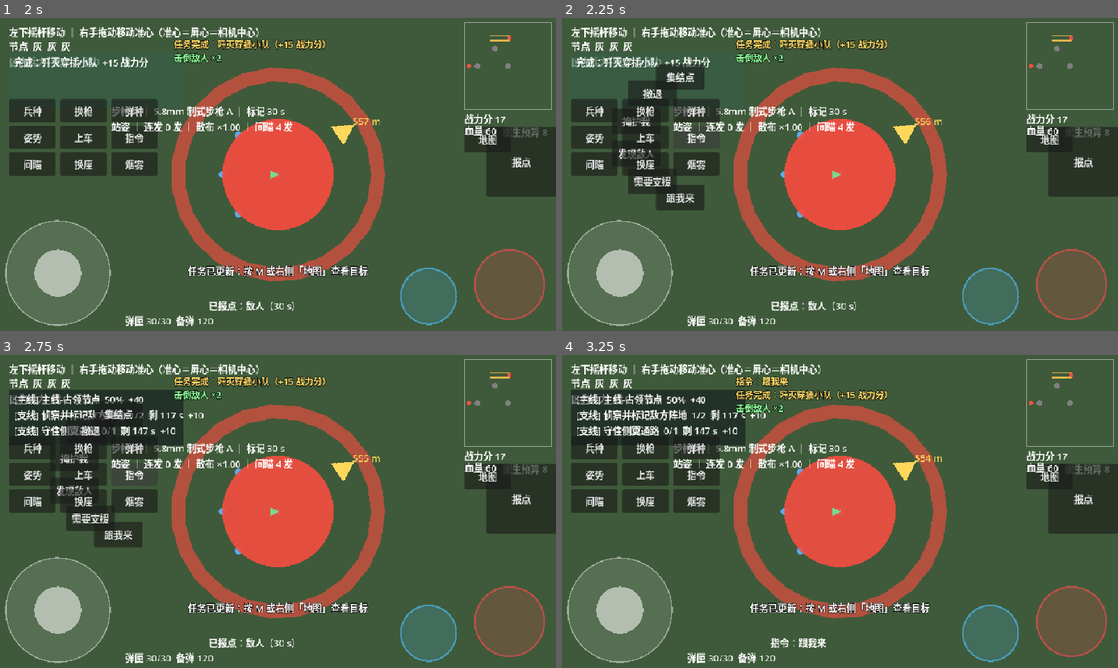
Above: before the commit, frames 1-4 (two rows, left to right).
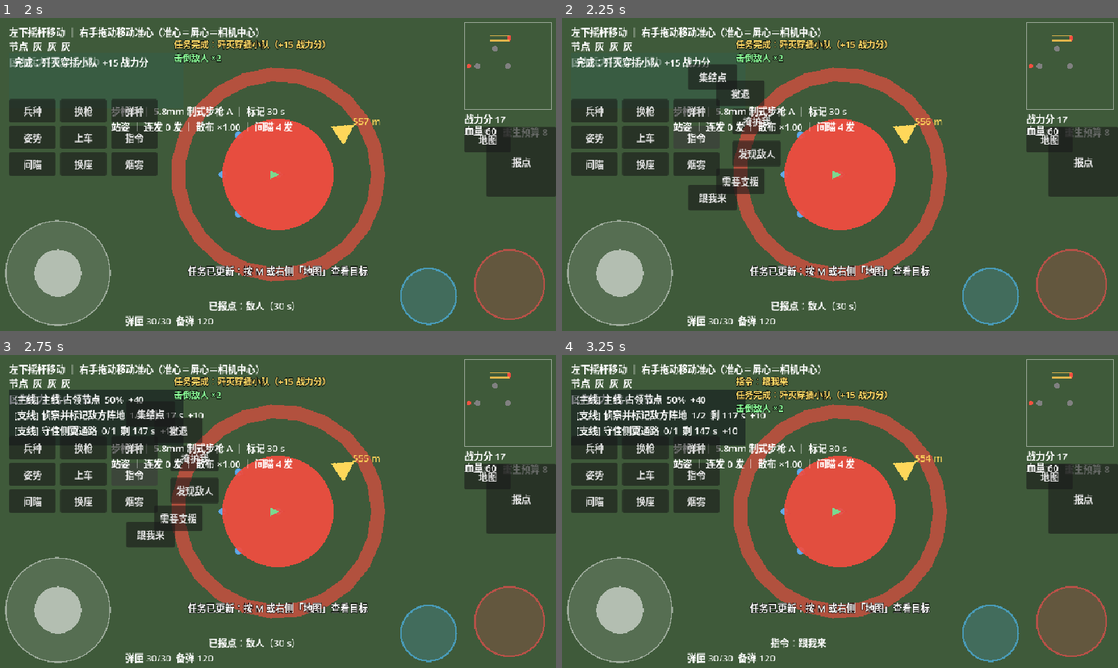
Above: after the commit, the same moments.

Repository: copperbookworm/jieyu-tactics
Game: Godot game, scene res://scenes/gameplay/Main.tscn
Same seed, same stepped clock (60 frames per second), same inputs: the game is played once before the commit and once after it.
Inputs:
- Up to frame 1 (2 s): click "报点" at 0.5 s; click "敌人" at 1.25 s
- Up to frame 2 (2.25 s): click "指令" at 2 s
- Up to frame 3 (2.75 s): no input
- Up to frame 4 (3.25 s): click "跟我来" at 2.75 s

Frame 1 is identical in both runs. In frame 2, 5.5% of the frame differs, in the area x 9-40%, y 14-62%; in frame 3, 4.5%; in frame 4, nothing differs.

Commit message:
第四十一版补丁9：指令轮盘改成向右展开
使用者真机反馈：指令按钮的子按钮应该向右展开，向左会挡住其他按钮。

- CommandWheel：指令键在左侧第三列（x=192），环形菜单原来走左半圈 ⇒ 正好压住中间那列
  （换枪 / 上车 / 换座）。改成把 MarkWheel.item_offset() 的 x 取绝对值（镜像成右半圈），
  同一高度右侧是空的；clamp 兜底保留，不会出屏。
- command_test 的回归断言同步翻新：「菜单向右展开、不压住中间那列按钮」（保留「6 项都在屏内」）。

验收：单元 31 脚本 926 项全绿；集成冒烟 229 项全绿。

Diff:
--- a/test/command_test.gd
+++ b/test/command_test.gd
@@ -99,18 +99,21 @@
 	_check_true("全局冷却：公共冷却过后 B 可以发", book.send("support"))
 
 
-## 回归：指令键在左侧第三列，环形菜单若整圈展开会把项推到屏幕外 —— 只走左半圈并 clamp
+## 回归：指令键在左侧第三列（x=192），菜单必须**向右**半圈展开 —— 向左会盖住中间那列按钮
+## （使用者 2026-10-02 真机反馈），整圈展开又会被挤出屏幕，所以走右半圈 + clamp。
 func _test_wheel_items_stay_on_screen() -> void:
 	var button_pos := Vector2(GameConfig.COMMAND_BUTTON_X, GameConfig.COMMAND_BUTTON_Y)
 	var size := Vector2(GameConfig.COMMAND_BUTTON_WIDTH, GameConfig.COMMAND_BUTTON_HEIGHT)
 	var center := button_pos + size * 0.5
 	var count := CommandBookScript.count()
 	var all_inside := true
-	var all_on_left := true
+	var all_to_right := true
+	var clear_of_middle_column := true
 	for i in count:
 		var offset := MarkWheel.item_offset(i, count)
-		if offset.x > 0.0:
-			all_on_left = false
+		offset.x = absf(offset.x)          # 与 CommandWheel 的镜像保持一致
+		if offset.x < 0.0:
+			all_to_right = false
 		var item_center := center + offset
 		var rect := Rect2(item_center - Vector2(GameConfig.MARK_ITEM_WIDTH,
 				GameConfig.MARK_ITEM_HEIGHT) * 0.5,
@@ -120,4 +123,12 @@
 				or rect.end.y > GameConfig.VIEWPORT_HEIGHT:
 			all_inside = false
 	_check_true("轮盘：6 个菜单项全部落在屏幕内", all_inside)
-	_check_true("轮盘：菜单只向左半圈展开（不越左边缘）", all_on_left)
+	# 菜单左缘不得压到中间那列按钮（指令键在 x=192，往左就是中间列）
+	for i in count:
+		var off := MarkWheel.item_offset(i, count)
+		off.x = absf(off.x)
+		var item_center := center + off
+		# 中间那列的右缘 = 104 + 80 = 184 = 指令键 x − 8（指令键在 x=192）
+		if item_center.x - GameConfig.MARK_ITEM_WIDTH * 0.5 < GameConfig.COMMAND_BUTTON_X - 8.0:
+			clear_of_middle_column = false
+	_check_true("轮盘：菜单向右展开（不再压住中间那列按钮）", clear_of_middle_column)
--- a/ui/CommandWheel.gd
+++ b/ui/CommandWheel.gd
@@ -3,8 +3,10 @@
 ## 快捷指令轮盘（docx 4.13「局内对话设置」，候选 O 第二轮）
 ## 交互：点「指令」展开 6 条预设指令的环形菜单，选一条即发送（冷却在 CommandBook 里）。
 ## 位置：左侧第三列（x=192 / y=186）——右侧已被小地图、地图键、报点轮盘占满，这里是唯一空位。
-## 环形几何复用 MarkWheel.item_offset()：只向左半圈展开 —— 报点轮盘那次实测过，
-## 贴着右缘整圈展开会把两个按钮挤出屏幕；这里同样只走左半圈，并保留一次 clamp 兜底。
+## 环形几何复用 MarkWheel.item_offset()，但**把 x 镜像成正的 ⇒ 只向右半圈展开**：
+## 使用者 2026-10-02 真机指出「向左展开会挡住其他按钮」—— 指令键本身就在第三列（x=192），
+## 往左铺正好压住中间那列（换枪 / 上车 / 换座）。同一高度的右侧是空的，往右铺不压任何东西。
+## 仍保留一次 clamp 兜底（贴屏幕边时把菜单项拉回屏内）。
 ## 第一版用 Button 承载触摸与中文文字，不自绘（与 MarkWheel 同一套做法）。
 ##
 ## 刻意不写 class_name：新 class_name 在 --script 模式下不在全局类缓存里，引用方会解析失败
@@ -46,7 +48,10 @@
 		item.name = "Command_%s" % String(command["id"])
 		item.text = String(command["label"])
 		item.size = Vector2(GameConfig.MARK_ITEM_WIDTH, GameConfig.MARK_ITEM_HEIGHT)
-		item.position = _center + MarkWheel.item_offset(i, count) - item.size * 0.5
+		# x 取绝对值 ⇒ 镜像成右半圈（见文件头：向左会盖住中间那列按钮）
+		var offset := MarkWheel.item_offset(i, count)
+		offset.x = absf(offset.x)
+		item.position = _center + offset - item.size * 0.5
 		item.position = item.position.clamp(-position,
 				Vector2(GameConfig.VIEWPORT_WIDTH, GameConfig.VIEWPORT_HEIGHT)
 				- position - item.size)
Not shown, added: entities/ally/Ally.gd.uid
Not shown, added: test/ally_test.gd.uid
Not shown, changed: 本项目开发进度.txt
